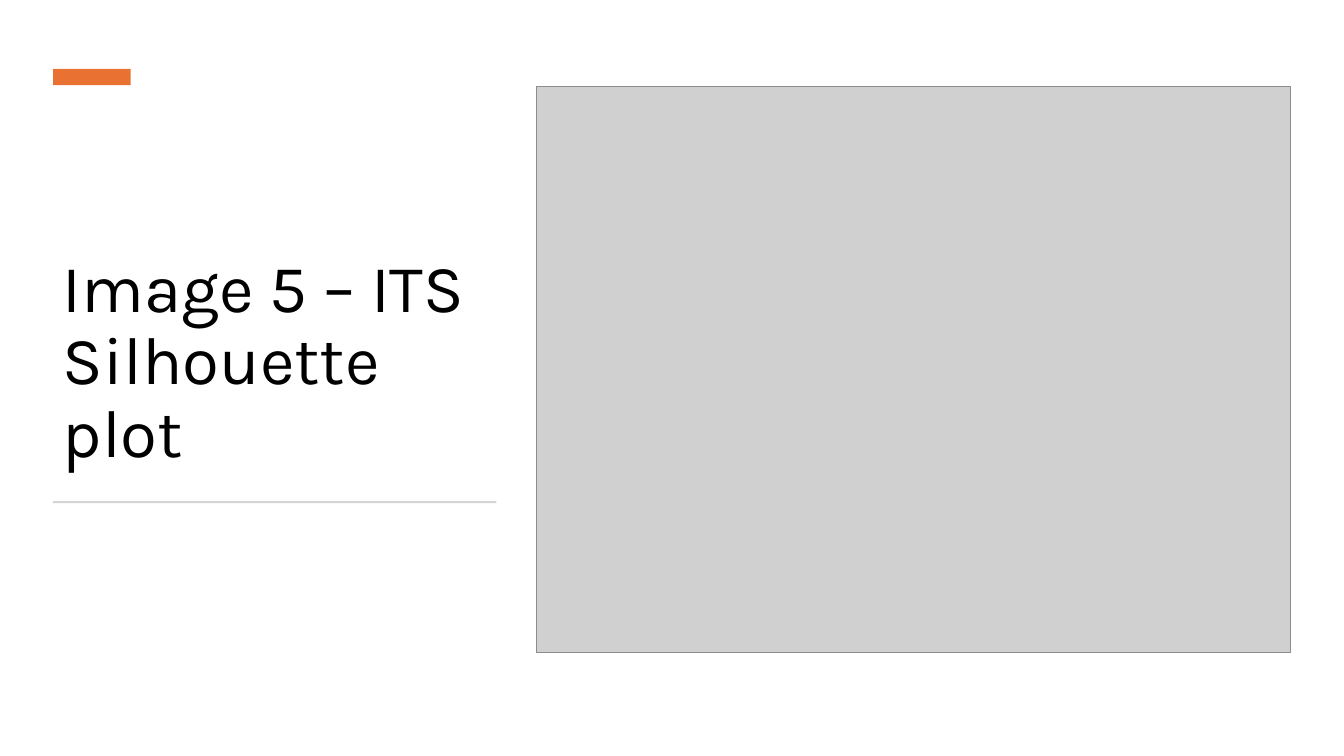
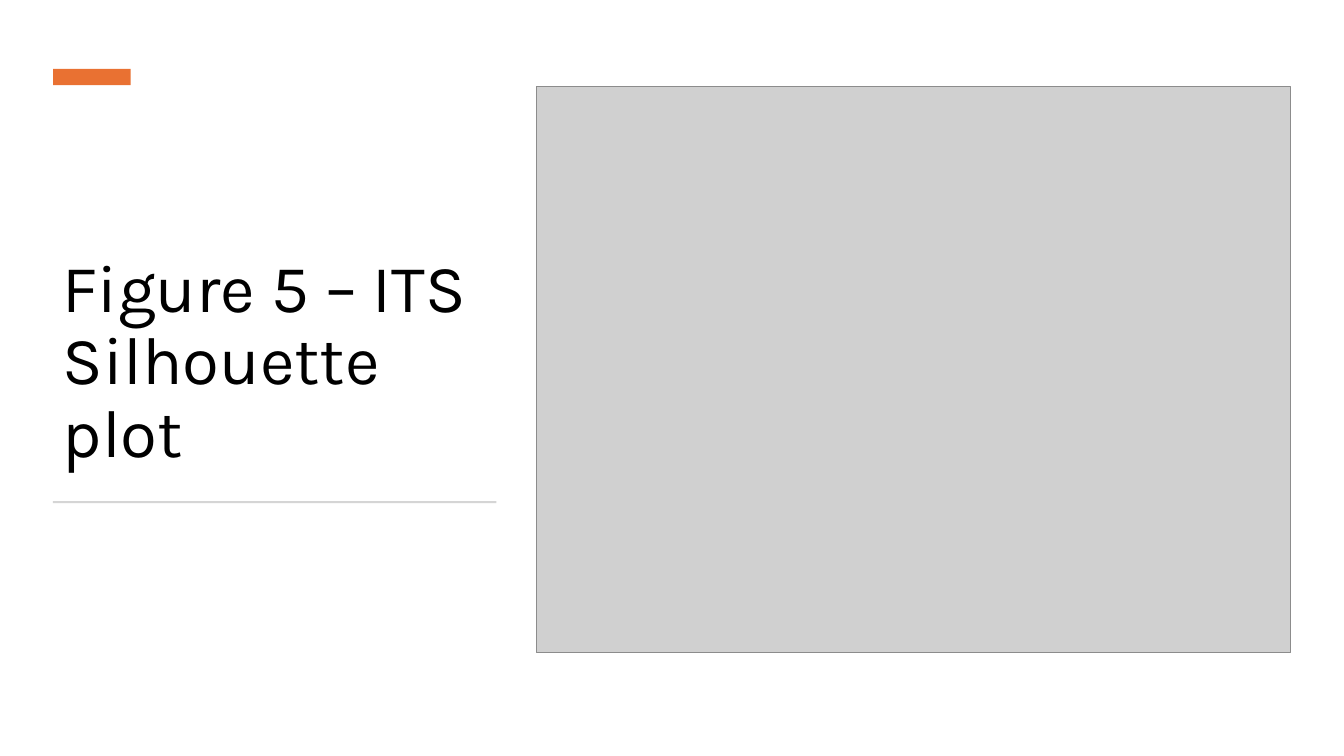
Before and after one commit to snsaiphoo/binf6210_assignment4, a slide deck: slide 14 of doc/Candida Comparison.pptx (slide 13 before the commit). Drawn at 1344x756 pixels with LibreOffice and Linux fonts; fonts in the diff are those of the drawing; grey boxes stand for pictures. Boxes give left, top, right and bottom in pixels: in the first picture for what was removed or moved away, otherwise in the second. Text is boxed around its words. In the diff, an @@ line names an element or a change of style, - is before the commit and + after.

```diff
--- a/doc/Candida Comparison.pptx
+++ b/doc/Candida Comparison.pptx
@@ title at box(63, 265, 466, 473): text changed @@
-Image 5 – ITS Silhouette plot
+Figure 5 – ITS Silhouette plot
```
Also in this commit, not shown: 9 other slides changed, 11 slides added, 10 slides removed.
